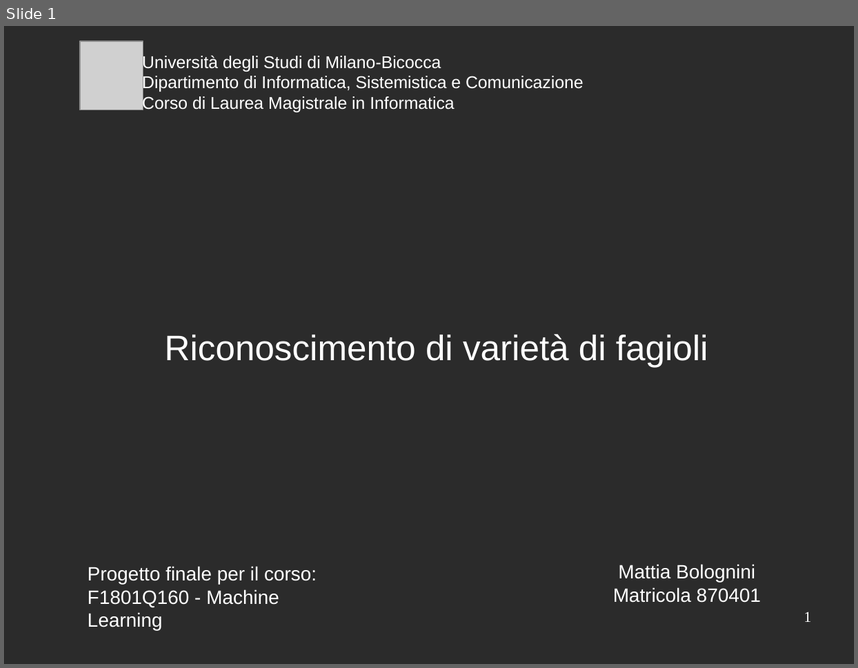
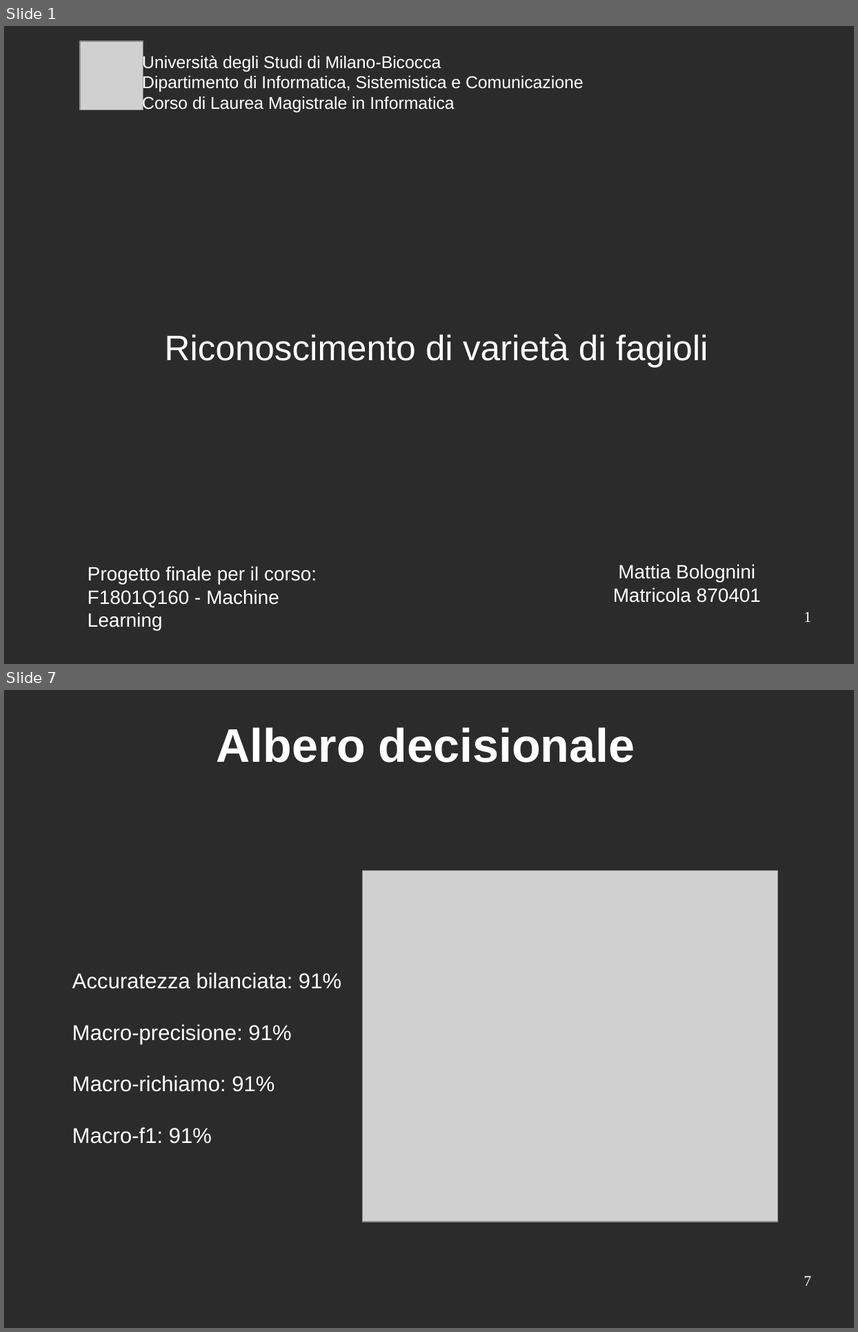
Before and after one commit to mattia010/dry_beans_ML, a slide deck: report/presentation_slides.odp. Shown one above the other, each under a label of ours: slide 1 before the commit, slides 1 and 7 after it; the slides between them are not shown. The pictures are 858x668 and 858x1332 pixels, drawn with LibreOffice and Linux fonts; fonts in the diff are those of the drawing; grey boxes stand for pictures; background and template pictures are left out; a plain dark background stands for a picture behind light text. Boxes give left, top, right and bottom in pixels: in the first picture for what was removed or moved away, otherwise in the second. Text is boxed around its words. In the diff, an @@ line names an element or a change of style, - is before the commit and + after.

```diff
--- a/report/presentation_slides.odp
+++ b/report/presentation_slides.odp
@@ slide 7 added at <box>4,690,854,1328</box>, background picture (left out) @@
@@ title added at <box>217,727,635,762</box>, 44 pt, text #FFFFFF, bold @@
+Albero decisionale
@@ picture added at <box>363,871,778,1221</box> @@
@@ text added at <box>72,972,341,1143</box>, 20 pt, text #FFFFFF @@
+Accuratezza bilanciata: 91%
+Macro-precisione: 91%
+Macro-richiamo: 91%
+Macro-f1: 91%
@@ page number added at <box>804,1275,811,1285</box>, 14 pt, text #FFFFFF @@
+7
```
Also in this commit, not shown: 3 slides changed, 10 other slides added, 7 slides removed.
